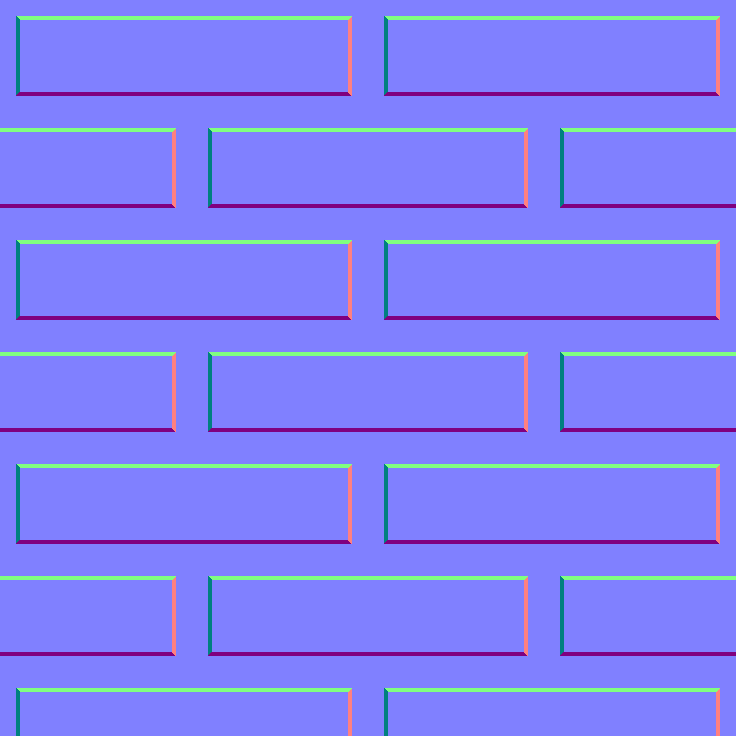
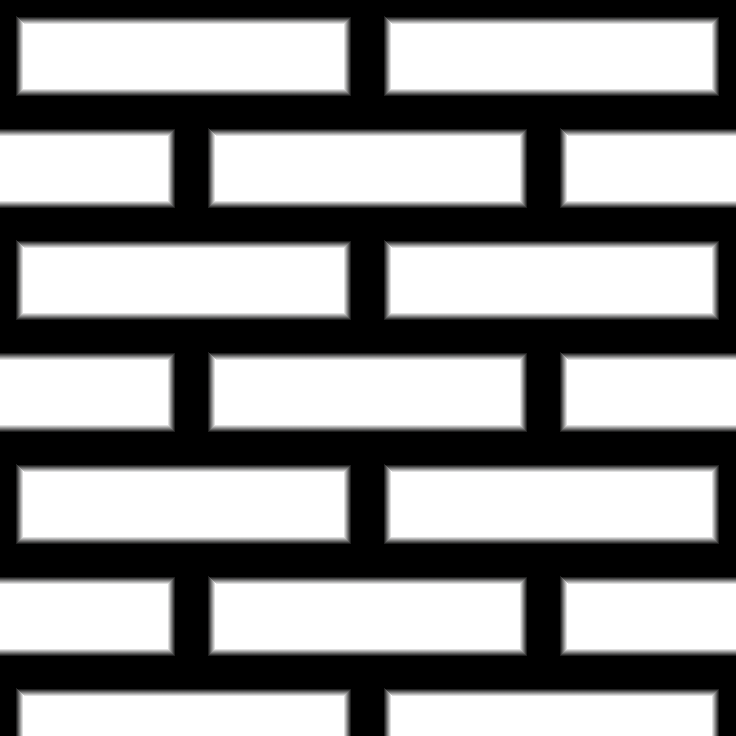
Layer changes from the first 736 x 736 image to the second:
showed group "Height/Occlusion" (3 layers) over [0, 0, 736, 736]
painted on "wall.tex.2d.png copy" over [0, 16, 736, 736]
painted on "wall.tex.2d.png copy #1" over [0, 20, 736, 736]
